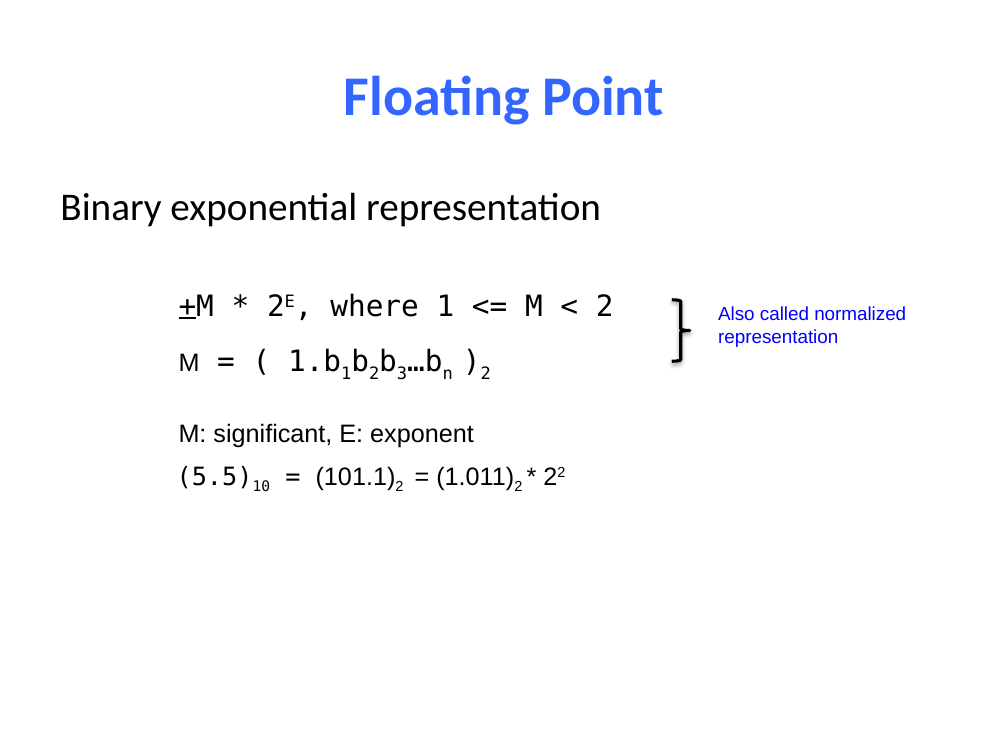
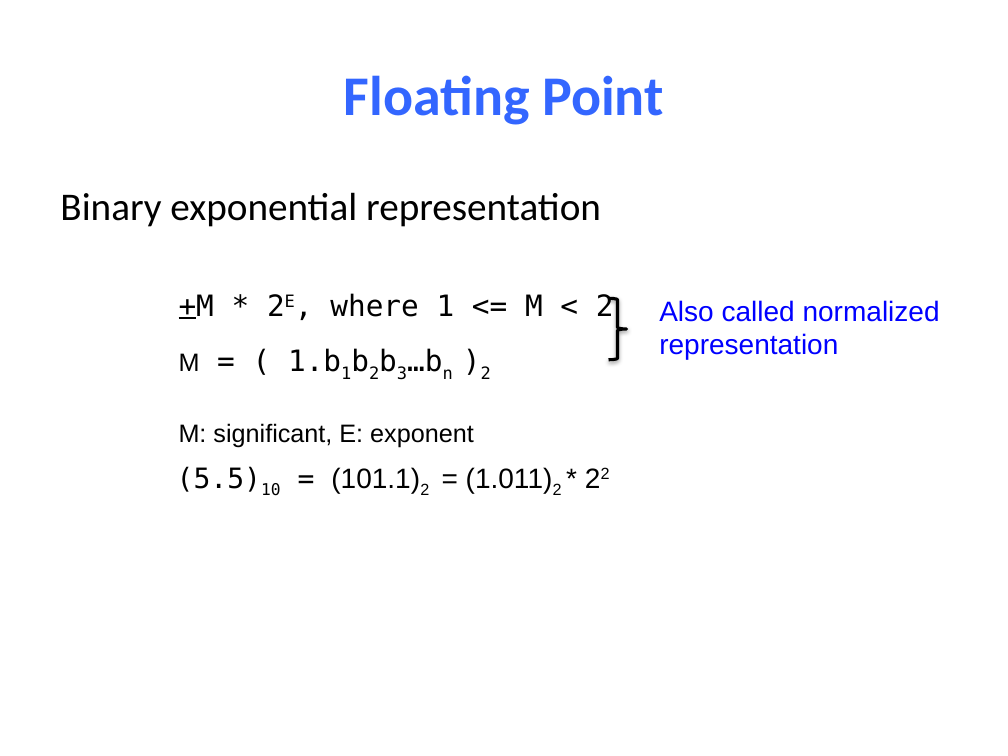
Before and after one commit to NYU-CSO/nyu-cso.github.io, a slide deck: slide 18 of notes/03-floats.pptx (slide 7 before the commit). Drawn at 1008x756 pixels with LibreOffice and Linux fonts; fonts in the diff are those of the drawing. Boxes give left, top, right and bottom in pixels: in the first picture for what was removed or moved away, otherwise in the second. Text is boxed around its words. In the diff, an @@ line names an element or a change of style, - is before the commit and + after.

```diff
--- a/notes/03-floats.pptx
+++ b/notes/03-floats.pptx
@@ right brace moved from (x1=671, y1=299, x2=689, y2=361) to (x1=609, y1=298, x2=627, y2=360) @@
@@ text "Also called normalized" moved from (x1=718, y1=306, x2=906, y2=347) to (x1=659, y1=300, x2=940, y2=360) @@
@@ text "Also called normalized" at (x1=659, y1=300, x2=940, y2=360): size 13.5 to 20 pt @@
@@ text "(5.5)10 = (101.1)2 = (1.011)2 ..." at (x1=177, y1=466, x2=562, y2=496): size 18 to 20 pt @@
```
Also in this commit, not shown: 8 other slides changed, 12 slides added, 2 slides removed, 1 other file.
